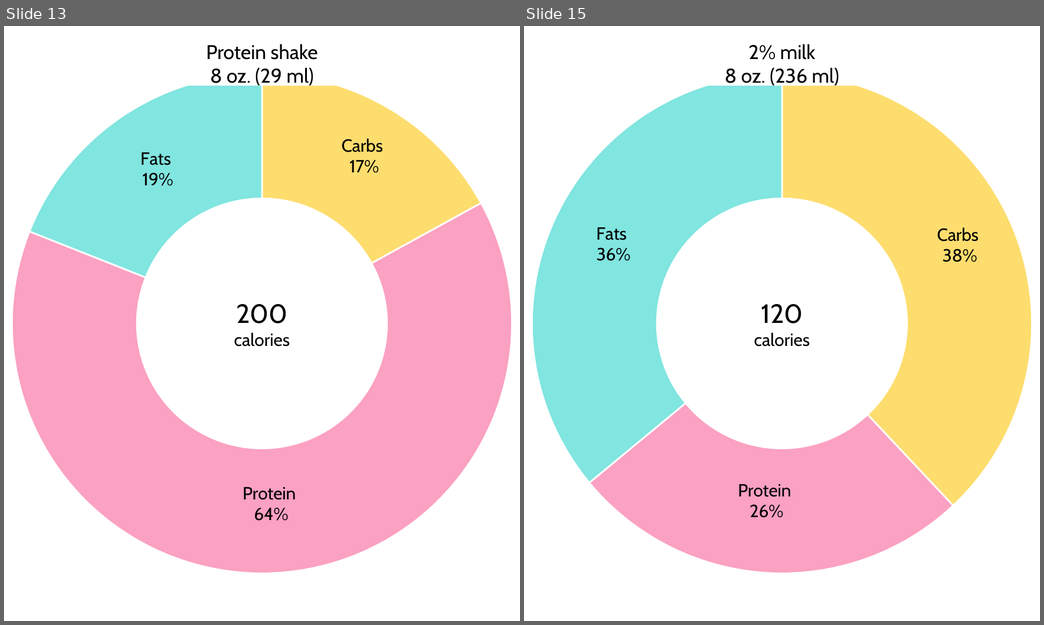
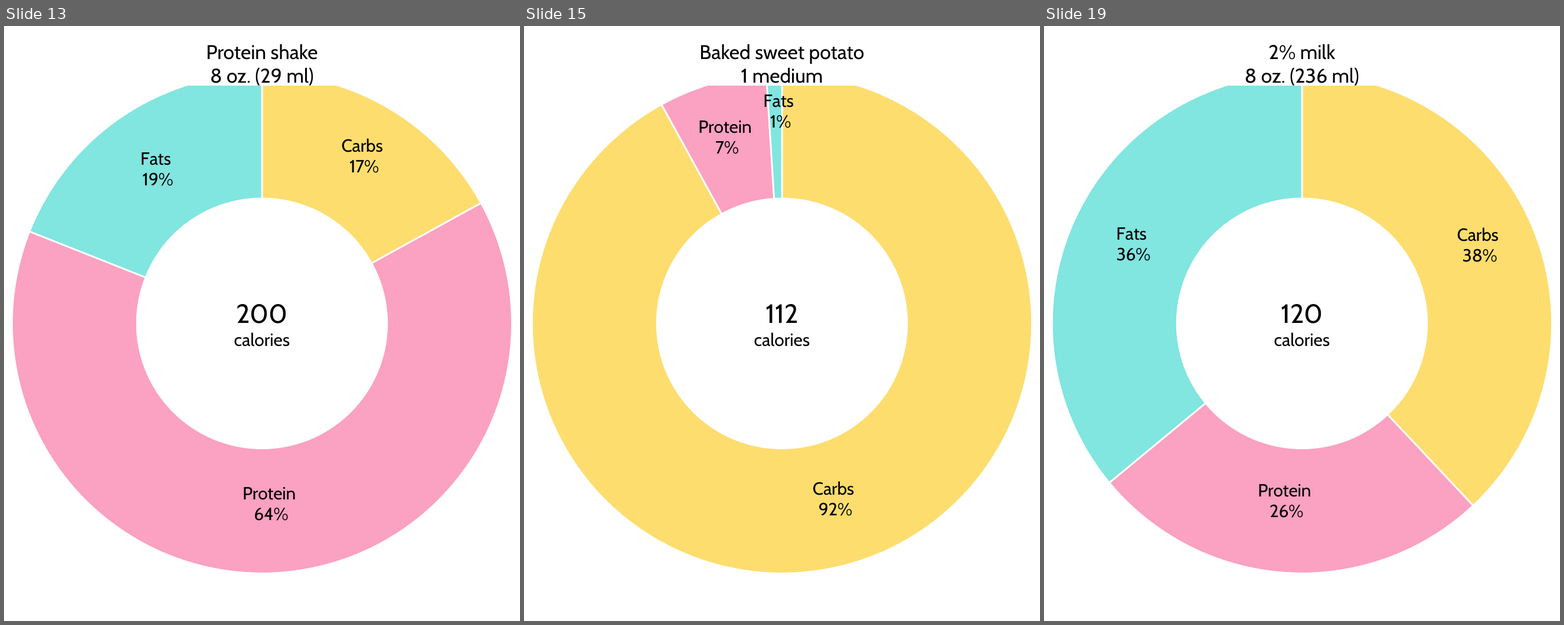
Before and after one commit to nicetats/macromania, a slide deck: Images/NutritionLabels/FoodTrackerPercentages.pptx. Shown side by side, each under a label of ours: slides 13 and 15 before the commit, slides 13, 15 and 19 after it; the slides between them are not shown. The pictures are 1044x625 and 1564x625 pixels, drawn with LibreOffice and Linux fonts; fonts in the diff are those of the drawing. Boxes give left, top, right and bottom in pixels: in the first picture for what was removed or moved away, otherwise in the second. Text is boxed around its words. In the diff, an @@ line names an element or a change of style, - is before the commit and + after.

```diff
--- a/Images/NutritionLabels/FoodTrackerPercentages.pptx
+++ b/Images/NutritionLabels/FoodTrackerPercentages.pptx
@@ slide 15 added at <box>524,26,1040,621</box>, background #FFFFFF @@
@@ doughnut chart added at <box>524,26,1040,621</box> @@
+categories: Carbs, Protein, Fats
+Series 1: 0.92, 0.07, 0.01
@@ rectangle added at <box>643,41,920,85</box>, fill #FFFFFF, outline #FFFFFF 1 pt, 18 pt, text #000000 @@
+Baked sweet potato
+1 medium
@@ text added at <box>754,304,810,346</box>, 16 pt, text #000000 @@
+112
+calories
@@ what was slide 15 is now slide 19 @@
```
Also in this commit, not shown: 1 slide changed, 5 other slides added, 17 other files.
